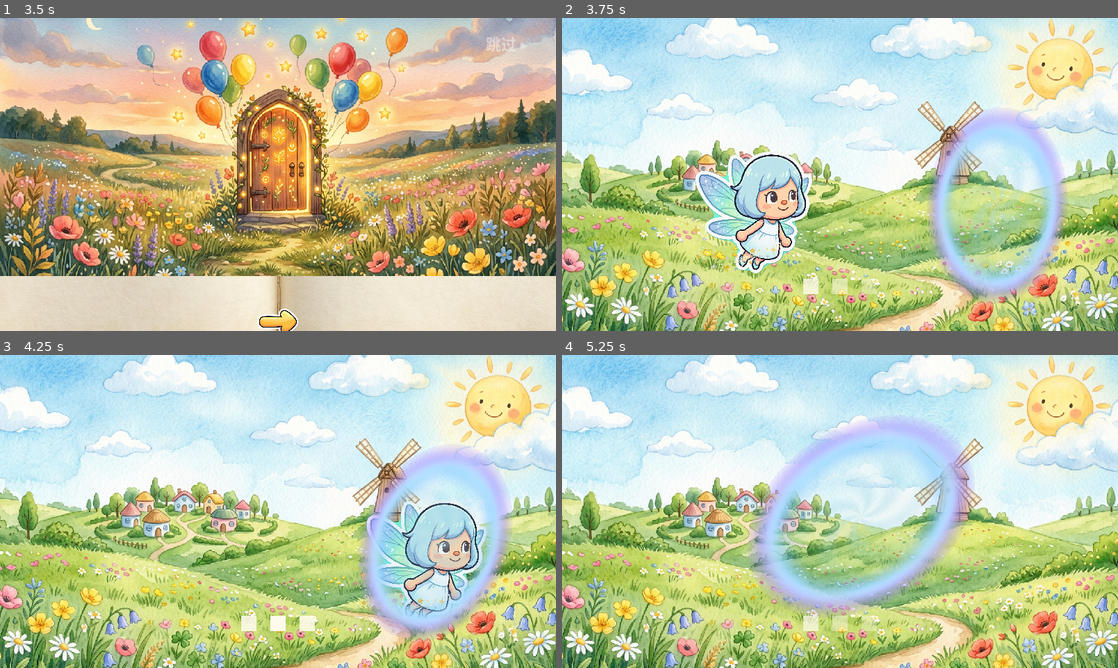
Above: before the commit, frames 1-4 (two rows, left to right).
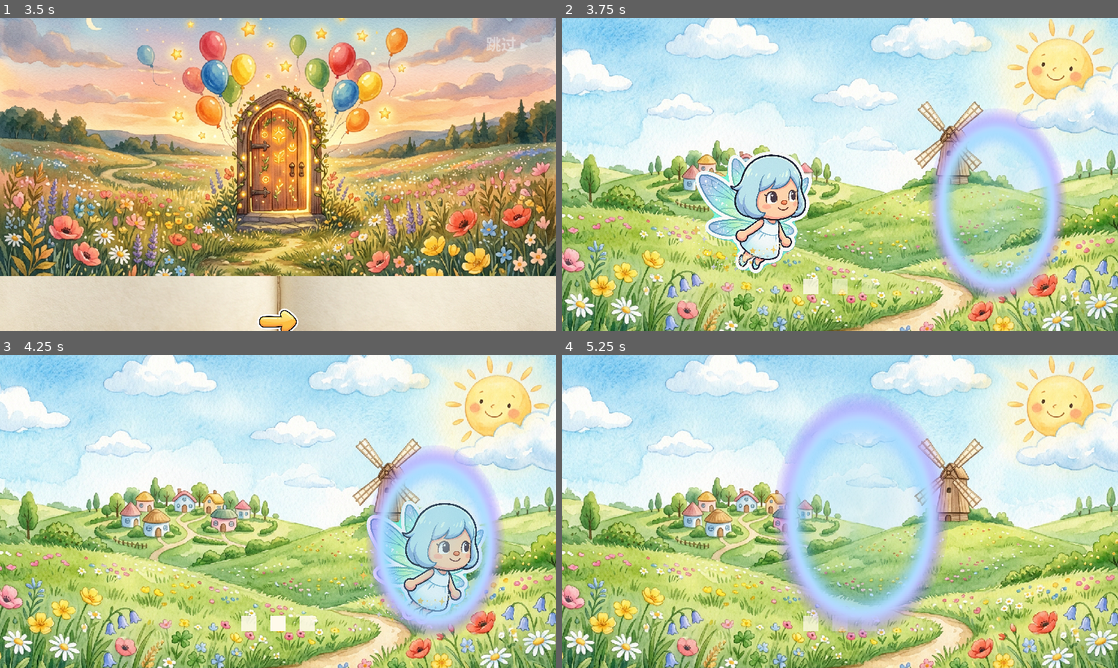
Above: after the commit, the same moments.

Repository: hoveychen/maliang
Game: Godot game, scene res://menu.tscn
Two runs of this game, one before a commit and one after it. Both use one fixed random seed, a clock stepped at 60 frames per second and the inputs below. Sound files missing from this copy of the repository are replaced by a short silence.
Inputs (mouse positions are in pixels of both pictures, inside the frame that each line leads up to):
- Up to frame 1 (3.5 s): tap Enter (ui_accept) at 0.5, 0.77, 1.07 s; move the mouse to (400, 158) at 0.52 s; hold Right (ui_right) 0.53-1.25 s; click (400, 158) at 0.67 s; click (278, 321) at 1.25 s; click (278, 321) at 2 s; click "跳过 ▸" at 2.75 s
- Up to frame 2 (3.75 s): tap Enter (ui_accept) at 3.5 s; drag from (728, 190) to (812, 237) at 3.52 s
- Up to frame 3 (4.25 s): no input
- Up to frame 4 (5.25 s): move the mouse to (895, 442) at 4.27 s; hold Right (ui_right) 4.28-5 s; drag from (812, 574) to (673, 464) at 5.02 s

Frame 1 is identical in both runs. In frame 2, 0.3% of the frame differs, in the area x 65-91%, y 31-90%; in frame 3, 4.4%; in frame 4, 12%, in the area x 33-74%, y 13-90%.

Commit message:
fix(loading): 按反馈修订——纸片翻转 + 传送门静止
- 点击反应从「转圈」改为纸片翻转(scale.x=cos(prog·TAU) 过 0＝立起翻面),更贴纸片角色
- 传送门椭圆改为静止(去掉自转与呼吸缩放,像 Portal 那样门本身不动);
  门贴图 swirl 弱化(免静止时成风车),仍是发光竖椭圆
（#1 仙子换动画图集待定来源，另议）

Diff:
--- a/scripts/loading.gd
+++ b/scripts/loading.gd
@@ -31,8 +31,7 @@
 const PORTAL_W := 200.0    ## 传送门屏上宽（竖椭圆——门一般是竖着的，非正圆）
 const PORTAL_H := 280.0    ## 传送门屏上高
 const PORTAL_TEX := 240    ## 传送门贴图分辨率（程序化生成方形，靠 STRETCH_SCALE 拉成椭圆）
-const PORTAL_SPIN := 0.6   ## 传送门漩涡自转角速度（弧度/秒）
-const REACT_DUR := 0.7     ## 点击屏幕后小仙子反应动作（转圈+上蹿+放大）时长
+const REACT_DUR := 0.7     ## 点击屏幕后小仙子纸片翻转反应时长
 
 var _fade_root: Control    ## 淡出目标（背景+三点挂它下面，改 modulate:a 剥离）
 var _portal: TextureRect   ## 航道终点的传送门（挂 CanvasLayer 上、盖过 _fade_root，单独转场）
@@ -134,7 +133,7 @@
 				continue
 			var ang := atan2(dy, dx)
 			var ring := exp(-pow((r - 0.80) / 0.13, 2.0))         # 紧亮环带
-			var swirl := 0.68 + 0.32 * sin(ang * 6.0 + r * 16.0)  # 角向螺旋
+			var swirl := 0.85 + 0.15 * sin(ang * 3.0 + r * 8.0)   # 轻柔螺旋（门静止，弱化免成风车）
 			var glow := pow(1.0 - r, 1.6)                          # 门心辉光填充
 			var a := clampf(ring * (0.85 + 0.15 * swirl) + glow * 0.55 * swirl, 0.0, 1.0)
 			var col: Color
@@ -190,39 +189,35 @@
 	var bob := sin(_t * 2.1) * 26.0 + sin(_t * 4.7) * 7.0 # 大摆叠小颤，忽上忽下
 	var tilt := sin(_t * 2.1) * 0.10                       # 随起伏轻微摆头
 	var s := 1.0 + sin(_t * 2.6) * 0.05
-	if _react_t > 0.0: # 点击反应：欢快转一圈 + 上蹿再落 + 放大再收
-		var k := _react_t / REACT_DUR # 1→0
-		tilt += TAU * k
-		bob -= sin((1.0 - k) * PI) * 46.0
-		s += sin((1.0 - k) * PI) * 0.22
+	var flip := 1.0
+	if _react_t > 0.0: # 点击反应：纸片翻转一圈（scale.x 过 0＝立起来翻面）+ 轻微上蹿
+		var prog := 1.0 - _react_t / REACT_DUR # 0→1
+		flip = cos(prog * TAU)                 # 1→-1→1，一次纸片翻转
+		bob -= sin(prog * PI) * 20.0
+		s += sin(prog * PI) * 0.10
 	var base_y := vp.y * 0.40
 	_fairy.offset_left = x
 	_fairy.offset_right = x + FAIRY_W
 	_fairy.offset_top = base_y + bob
 	_fairy.offset_bottom = base_y + FAIRY_H + bob
 	_fairy.rotation = tilt
-	_fairy.scale = Vector2(s, s)
+	_fairy.scale = Vector2(s * flip, s) # x 方向翻转做纸片翻面
 
 ## 仙子飞行终点＝门心（_prog=1 时仙子框中心），转场里仙子被吸入此处。
 func _finish_center() -> Vector2:
 	var vp := _fade_root.size
 	return Vector2(vp.x - FLY_MARGIN - FAIRY_W * 0.5, vp.y * 0.40 + FAIRY_H * 0.5)
 
-## 传送门定位：始终自转（漩涡流动），未转场时钉在航道终点并轻微呼吸；
-## 转场开始后位置/缩放交给 tween，这里只保留自转。
+## 传送门定位：静止的竖椭圆门（像 Portal——门本身不转不动），钉在航道终点；
+## 转场开始后位置/缩放交给 tween。
 func _layout_portal() -> void:
-	if _portal == null:
-		return
-	_portal.rotation = _t * PORTAL_SPIN
-	if _transitioning or _fade_root == null:
+	if _portal == null or _transitioning or _fade_root == null:
 		return
 	var pc := _finish_center()
 	_portal.offset_left = pc.x - PORTAL_W * 0.5
 	_portal.offset_top = pc.y - PORTAL_H * 0.5
 	_portal.offset_right = pc.x + PORTAL_W * 0.5
 	_portal.offset_bottom = pc.y + PORTAL_H * 0.5
-	var ps := 1.0 + sin(_t * 2.2) * 0.05
-	_portal.scale = Vector2(ps, ps)
 
 ## 加载等待时点屏幕：小仙子做个欢快反应（_layout_fairy 里的转圈+上蹿），点处冒颗小星星——
 ## 让等待的小朋友有事可干。转场开始后不再响应（别打断穿越）。
